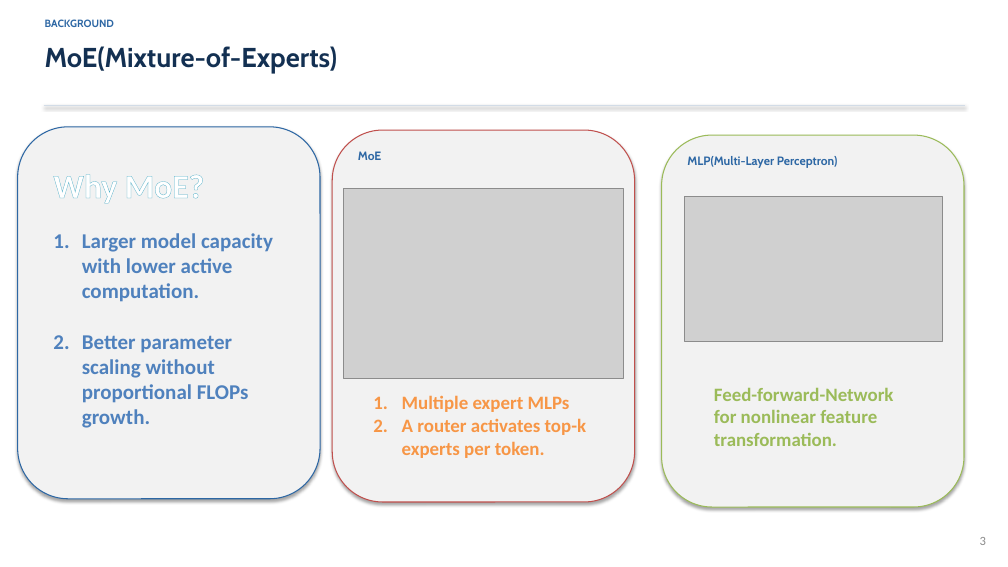
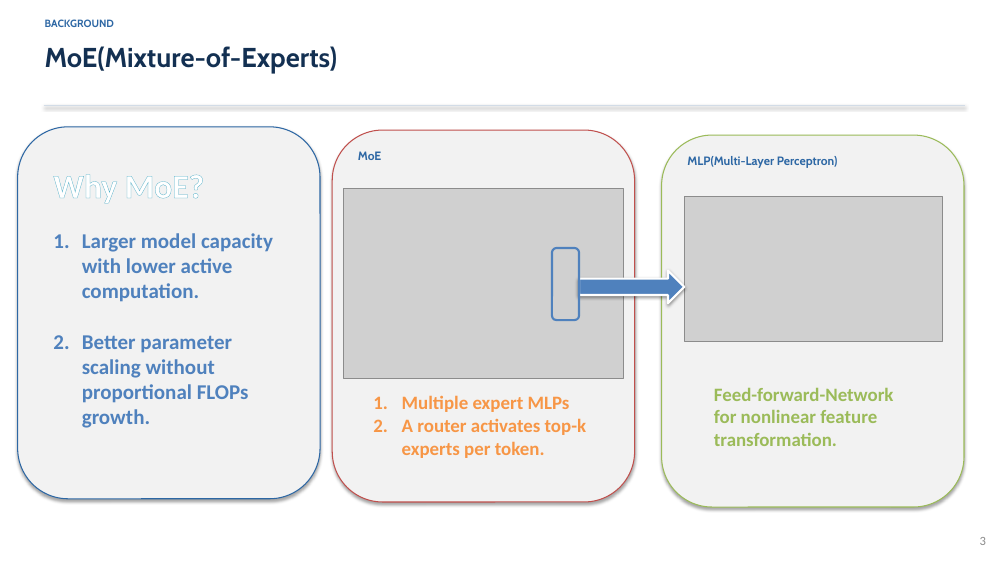
Before and after one commit to DOCCA0/vllm, a slide deck: slide 3 of benchmarks/eplb_rebalance/presentation/wucao_eplb.pptx. Drawn at 1008x567 pixels with LibreOffice and Linux fonts; fonts in the diff are those of the drawing; grey boxes stand for pictures. Boxes give left, top, right and bottom in pixels: in the first picture for what was removed or moved away, otherwise in the second. Text is boxed around its words. In the diff, an @@ line names an element or a change of style, - is before the commit and + after.

```diff
--- a/benchmarks/eplb_rebalance/presentation/wucao_eplb.pptx
+++ b/benchmarks/eplb_rebalance/presentation/wucao_eplb.pptx
@@ rounded rectangle added at (552, 248, 579, 320), outline #4F81BD 2 pt @@
@@ right arrow added at (579, 271, 684, 303), fill #4F81BD, outline #FFFFFF 2 pt @@
```
Also in this commit, not shown: 1 other slide changed, 22 other files.
